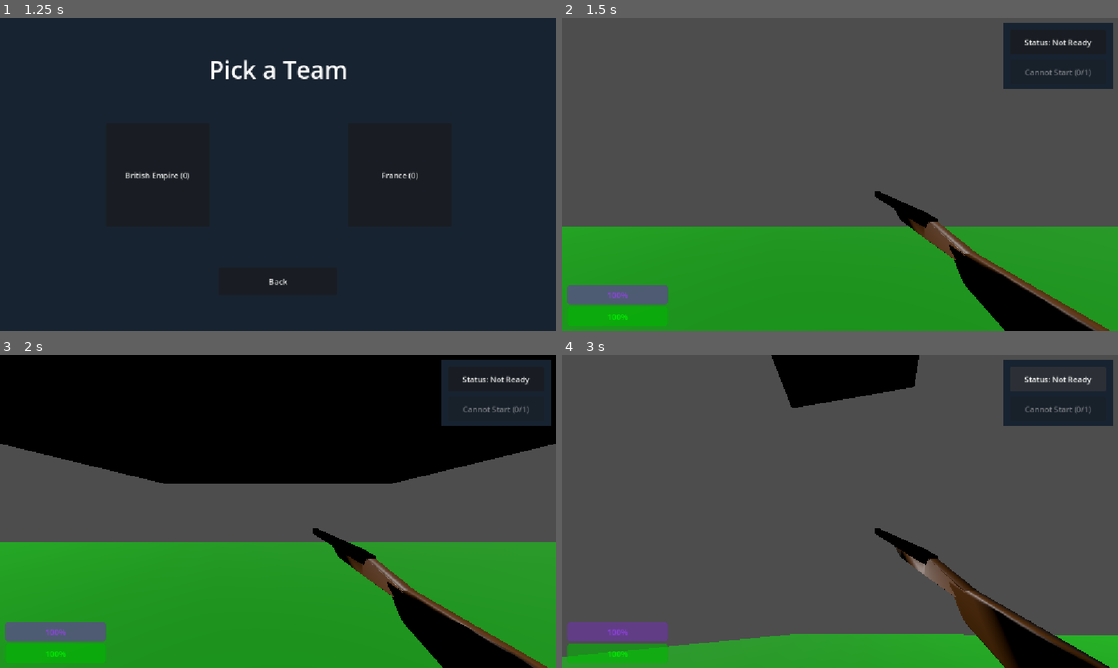
Above: before the commit, frames 1-4 (two rows, left to right).
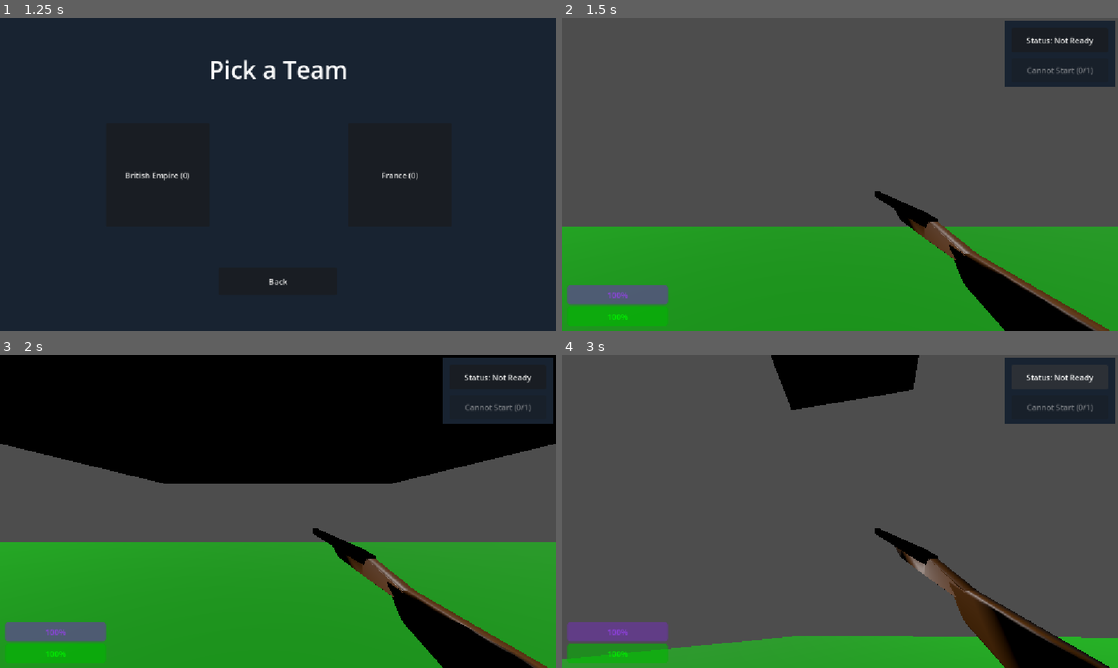
Above: after the commit, the same moments.

Repository: GunMan9/NapoleonGameRepo
Game: Godot game, scene res://Main/main_menu.tscn
The game is run twice, just before and just after one commit, with the same random seed, the same clock (stepped at 60 frames per second) and the same inputs.
Inputs:
- Up to frame 1 (1.25 s): click "Play" at 0.5 s
- Up to frame 2 (1.5 s): click "British Empire (0)" at 1.25 s
- Up to frame 3 (2 s): no input
- Up to frame 4 (3 s): click "Status: Not Ready" at 2 s; click "Status: Ready" at 2.75 s

Frame 1 is identical in both runs. In frame 2, 0.7% of the frame differs, in the area x 79-100%, y 0-23%; in frame 3, 0.7%; in frame 4, 1.5%, in the area x 0-100%, y 0-98%.

Commit message:
Round System: 90% Done
Round System now includes

- Winning
- Ticket system
- 2 factions (britain and france)
- And a few other bugs fixed

Diff:
--- a/napoleon-game/Bullet.gd
+++ b/napoleon-game/Bullet.gd
@@ -1,11 +1,19 @@
 extends CharacterBody3D
 
-var speed = 250.0
+var speed = 30.0
 var gravity = 9.8
 var drag = 0.1
 
+@onready var lifetime_timer := Timer.new()
+
 func _ready():
 	velocity = transform.basis * Vector3(0, 0, -speed)
+
+	lifetime_timer.wait_time = 10.0
+	lifetime_timer.one_shot = true
+	lifetime_timer.timeout.connect(queue_free)
+	add_child(lifetime_timer)
+	lifetime_timer.start()
 
 func _physics_process(delta):
 	velocity.y -= gravity * delta
@@ -18,8 +26,10 @@
 		var parent = collider.get_parent()
 
 		if parent and (parent.name == "Team1" or parent.name == "Team2"):
-			if collider.get_node("HealthComponent"):
-				collider.get_node("HealthComponent").take_damage(100)
+			var health = collider.get_node_or_null("HealthComponent")
+			if health:
+				health.take_damage(100)
 			else:
 				print("This is a dummy: cannot take away health.")
-			queue_free()
+
+		queue_free()
--- a/napoleon-game/Main/HealthSystem.gd
+++ b/napoleon-game/Main/HealthSystem.gd
@@ -2,19 +2,35 @@
 class_name HealthComponent
 
 signal health_changed(current_health)
-signal died
 
 @export var max_health: int = 100
 var current_health: int
+
+var dead := false
 
 func _ready():
 	current_health = max_health
 	health_changed.emit(current_health)
 
 func take_damage(amount: int):
-	print("Damage taken:", amount)
+	if dead:
+		return
+
 	current_health = max(0, current_health - amount)
 	health_changed.emit(current_health)
 
-	if current_health == 0:
-		died.emit()
+	if current_health <= 0:
+		dead = true
+		die()
+
+func die():
+	var parent = get_parent()
+	var team_name = ""
+	var team_node = parent.get_parent()
+
+	if team_node:
+		team_name = team_node.get_meta("Team")
+
+	print("EMITTED:", team_name)
+	SignalManager.died.emit(team_name)
+	print("you ded lol")
--- a/napoleon-game/Main/MoraleSystem.gd
+++ b/napoleon-game/Main/MoraleSystem.gd
@@ -15,7 +15,6 @@
 	current_morale = max_morale
 	morale_changed.emit(current_morale)
 
-	# Create timer but DO NOT start it yet
 	timer = Timer.new()
 	timer.wait_time = 1
 	timer.one_shot = false
@@ -23,14 +22,11 @@
 
 	timer.timeout.connect(_on_morale_tick)
 
-	# Wait for game start signal
 	SignalManager.game_started.connect(_on_game_started)
-
 
 func _on_game_started():
 	active = true
 	timer.start()
-
 
 func _on_morale_tick():
 	if not active:
@@ -40,7 +36,6 @@
 		gain_morale()
 	else:
 		lose_morale()
-
 
 func is_team_in_line(min_count: int) -> bool:
 	var team = get_parent().get_parent()
@@ -66,11 +61,9 @@
 
 	return true
 
-
 func gain_morale():
 	current_morale = min(max_morale, current_morale + 1)
 	morale_changed.emit(current_morale)
-
 
 func lose_morale():
 	if is_team_in_line(3):
--- a/napoleon-game/Main/RoundSystem.gd
+++ b/napoleon-game/Main/RoundSystem.gd
@@ -5,18 +5,91 @@
 
 var ready_players := {}
 
+var round_timer: Timer
+var round_time_left := 0
+
+var team1_tickets = 1000
+var team2_tickets = 1000
+
 @onready var startbutton = get_node("ReadyMenu/StartButton")
 @onready var readybutton = get_node("ReadyMenu/ReadyButton")
 
+@onready var round_info = get_node("RoundInfo")
+@onready var timer_label = get_node("RoundInfo/Timer")
+@onready var t1_tickets_label = get_node("RoundInfo/Team1_Tickets")
+@onready var t2_tickets_label = get_node("RoundInfo/Team2_Tickets")
+
+
 func _ready():
-	visible = false
+	add_to_group("round_manager")
 
-	var ts = get_node(team_selector)
-	ts.roundui.connect(_on_roundui)
+	get_node("ReadyMenu").visible = false
+	get_node("RoundInfo").visible = false
+	get_node("GB_Victory").visible = false
 
-	startbutton.text = "Start"
+	round_timer = Timer.new()
+	round_timer.one_shot = false
+	round_timer.wait_time = 1.0
+	round_timer.timeout.connect(_on_round_timer_tick)
+	add_child(round_timer)
+
+	_sync_tickets_ui()
+
+	if not SignalManager.died.is_connected(_on_player_died):
+		SignalManager.died.connect(_on_player_died)
+
+	call_deferred("_connect_team_selector")
+
+
+func _connect_team_selector():
+	var ts = get_node_or_null(team_selector)
+	if ts and ts.has_signal("roundui"):
+		ts.roundui.connect(_on_roundui)
+
+
+func _sync_tickets_ui():
+	t1_tickets_label.text = str(team1_tickets)
+	t2_tickets_label.text = str(team2_tickets)
+
+
+func _on_player_died(team_name: String):
+
+	print("RECEIVED:", team_name)
+
+	if team_name == "British Empire":
+		team1_tickets -= 1
+		print("Removing ticket from British Empire")
+
+	elif team_name == "France":
+		team2_tickets -= 1
+		print("Removing ticket from France")
+
+	_sync_tickets_ui()
+
+	if team1_tickets <= 0:
+		end_game("France")
+
+	elif team2_tickets <= 0:
+		end_game("British Empire")
+
+
+func _on_roundui():
+	get_node("ReadyMenu").visible = true
 	update_start_button()
 	update_status()
+
+
+func _on_ready_button_pressed() -> void:
+	var player_id = 1
+
+	if ready_players.has(player_id):
+		ready_players.erase(player_id)
+	else:
+		ready_players[player_id] = true
+
+	update_start_button()
+	update_status()
+
 
 func update_status():
 	var player_id = 1
@@ -26,16 +99,16 @@
 	else:
 		readybutton.text = "Status: Not Ready"
 
+
 func get_player_count() -> int:
 	var players_node = get_node(players)
 	var count := 0
 
 	for team in players_node.get_children():
-		if team.name == "Team1" or team.name == "Team2":
-			for player in team.get_children():
-				count += 1
+		count += team.get_child_count()
 
 	return count
+
 
 func update_start_button():
 	var ready_count = ready_players.size()
@@ -50,31 +123,68 @@
 
 	startbutton.disabled = ready_count < total_count
 
-func _on_roundui():
-	visible = true
-	update_start_button()
-	update_status()
-
-func _on_ready_button_pressed() -> void:
-	var player_id = 1
-
-	if ready_players.has(player_id):
-		ready_players.erase(player_id)
-		print("Player", player_id, "is now NOT ready")
-	else:
-		ready_players[player_id] = true
-		print("Player", player_id, "is now READY")
-
-	update_start_button()
-	update_status()
 
 func _on_start_button_pressed() -> void:
 	var total = get_player_count()
 	var ready = ready_players.size()
 
 	if total > 0 and ready >= total:
-		print("Game started!")
 		SignalManager.game_started.emit()
-		visible = false
-	else:
-		print("Cannot start yet:", ready, "/", total)
+		get_node("ReadyMenu").visible = false
+		get_node("RoundInfo").visible = true
+		_start_round_timer()
+
+
+func _start_round_timer():
+	round_time_left = 1 * 60
+	round_timer.start()
+	update_timer_ui()
+
+
+func _on_round_timer_tick():
+	round_time_left -= 1
+	update_timer_ui()
+
+	if round_time_left <= 0:
+		round_timer.stop()
+
+		if team1_tickets > team2_tickets:
+			end_game("British Empire")
+
+		elif team2_tickets > team1_tickets:
+			end_game("France")
+
+		else:
+			end_game(["British Empire", "France"].pick_random())
+
+
+func update_timer_ui():
+	var minutes = int(round_time_left / 60)
+	var seconds = round_time_left % 60
+	timer_label.text = "%02d:%02d" % [minutes, seconds]
+
+
+func end_game(winning_team: String):
+
+	if round_timer:
+		round_timer.stop()
+
+	if winning_team == "British Empire":
+		var GB_Win_Screen = get_node("GB_Victory")
+		var RoundInfo = get_node("RoundInfo")
+		var GB_Win_Song = get_node("GB_Victory/RuleBritannia")
+
+		GB_Win_Screen.visible = true
+		RoundInfo.visible = false
+		GB_Win_Song.play()
+
+	if winning_team == "France":
+		print("France won")
+
+	SignalManager.round_ended.emit()
+
+	get_node("RoundInfo").visible = false
+	get_node("ReadyMenu").visible = true
+
+func _on_round_end():
+	end_game("Draw")
--- a/napoleon-game/Main/main.tscn
+++ b/napoleon-game/Main/main.tscn
@@ -66,10 +66,6 @@
 mesh = SubResource("BoxMesh_yh5la")
 surface_material_override/0 = SubResource("StandardMaterial3D_qvhan")
 
-[node name="RoundUI" parent="." unique_id=1875661046 instance=ExtResource("2_qvhan")]
-team_selector = NodePath("../TeamSelector")
-players = NodePath("../Players")
-
 [node name="TempNode" type="Node" parent="." unique_id=1697006382]
 
 [node name="Dummy" type="StaticBody3D" parent="TempNode" unique_id=393418282]
@@ -107,3 +103,7 @@
 
 [node name="CollisionShape3D" type="CollisionShape3D" parent="TempNode/Dummy4" unique_id=1544619099]
 shape = SubResource("CapsuleShape3D_liyct")
+
+[node name="RoundUI" parent="." unique_id=1875661046 instance=ExtResource("2_qvhan")]
+team_selector = NodePath("../TeamSelector")
+players = NodePath("../Players")
--- a/napoleon-game/Main/round_ui.tscn
+++ b/napoleon-game/Main/round_ui.tscn
@@ -1,6 +1,54 @@
 [gd_scene format=3 uid="uid://cdt2088ej5qyf"]
 
 [ext_resource type="Script" uid="uid://y8ee31mo3jvt" path="res://Main/RoundSystem.gd" id="1_7a2fg"]
+[ext_resource type="Texture2D" uid="uid://cnmymuhrfwqca" path="res://Main/NW_Game_UK.jpg" id="2_lgwh4"]
+[ext_resource type="Texture2D" uid="uid://4714t4rb832a" path="res://Main/NW_Game_France.jpg" id="3_ter4x"]
+[ext_resource type="AudioStream" uid="uid://cs5yt11f2rluu" path="res://Rule Britannia   Instrumental (mp3cut.net).mp3" id="4_ter4x"]
+
+[sub_resource type="LabelSettings" id="LabelSettings_ter4x"]
+font_size = 40
+outline_size = 2
+outline_color = Color(0, 0, 0, 1)
+
+[sub_resource type="LabelSettings" id="LabelSettings_1eyii"]
+font_size = 8
+outline_size = 1
+outline_color = Color(0, 0, 0, 1)
+
+[sub_resource type="FontFile" id="FontFile_wrcde"]
+subpixel_positioning = 0
+msdf_pixel_range = 14
+msdf_size = 128
+cache/0/variation_coordinates = {}
+cache/0/face_index = 0
+cache/0/embolden = 0.0
+cache/0/transform = Transform2D(1, 0, 0, 1, 0, 0)
+cache/0/spacing_top = 0
+cache/0/spacing_bottom = 0
+cache/0/spacing_space = 0
+cache/0/spacing_glyph = 0
+cache/0/baseline_offset = 0.0
+cache/0/16/0/ascent = 0.0
+cache/0/16/0/descent = 0.0
+cache/0/16/0/underline_position = 0.0
+cache/0/16/0/underline_thickness = 0.0
+cache/0/16/0/scale = 1.0
+cache/0/40/0/ascent = 0.0
+cache/0/40/0/descent = 0.0
+cache/0/40/0/underline_position = 0.0
+cache/0/40/0/underline_thickness = 0.0
+cache/0/40/0/scale = 1.0
+cache/0/60/0/ascent = 0.0
+cache/0/60/0/descent = 0.0
+cache/0/60/0/underline_position = 0.0
+cache/0/60/0/underline_thickness = 0.0
+cache/0/60/0/scale = 1.0
+
+[sub_resource type="LabelSettings" id="LabelSettings_rclc4"]
+font = SubResource("FontFile_wrcde")
+font_size = 60
+outline_size = 3
+outline_color = Color(0, 0, 0, 1)
 
 [node name="RoundUI" type="Control" unique_id=1875661046]
 layout_mode = 3
@@ -9,6 +57,7 @@
 anchor_bottom = 1.0
 grow_horizontal = 2
 grow_vertical = 2
+mouse_filter = 2
 script = ExtResource("1_7a2fg")
 
 [node name="ReadyMenu" type="ColorRect" parent="." unique_id=1408536393]
@@ -16,10 +65,10 @@
 anchors_preset = 1
 anchor_left = 1.0
 anchor_right = 1.0
-offset_left = -238.0
-offset_top = 11.0
-offset_right = -11.0
-offset_bottom = 147.0
+offset_left = -234.0
+offset_top = 7.0
+offset_right = -7.0
+offset_bottom = 143.0
 grow_horizontal = 0
 color = Color(0.09411765, 0.13725491, 0.19215687, 1)
 
@@ -51,5 +100,134 @@
 grow_vertical = 0
 text = "Start (nil/nil)"
 
+[node name="RoundInfo" type="Panel" parent="." unique_id=347394657]
+layout_mode = 1
+anchors_preset = 5
+anchor_left = 0.5
+anchor_right = 0.5
+offset_left = -116.0
+offset_top = 10.0
+offset_right = 117.0
+offset_bottom = 81.0
+grow_horizontal = 2
+
+[node name="GB_Flag" type="TextureRect" parent="RoundInfo" unique_id=319557705]
+layout_mode = 1
+offset_left = 8.0
+offset_top = 8.0
+offset_right = 57.0
+offset_bottom = 57.0
+texture = ExtResource("2_lgwh4")
+expand_mode = 3
+
+[node name="Timer" type="Label" parent="RoundInfo" unique_id=1533876156]
+layout_mode = 1
+anchors_preset = 8
+anchor_left = 0.5
+anchor_top = 0.5
+anchor_right = 0.5
+anchor_bottom = 0.5
+offset_left = -20.0
+offset_top = -11.5
+offset_right = 20.0
+offset_bottom = 11.5
+grow_horizontal = 2
+grow_vertical = 2
+text = "30:00"
+label_settings = SubResource("LabelSettings_ter4x")
+horizontal_alignment = 1
+vertical_alignment = 1
+
+[node name="Team1_Tickets" type="Label" parent="RoundInfo" unique_id=1192491459]
+layout_mode = 1
+anchors_preset = 2
+anchor_top = 1.0
+anchor_bottom = 1.0
+offset_left = 13.0
+offset_top = -13.0
+offset_right = 53.0
+offset_bottom = -1.0
+grow_vertical = 0
+text = "nil"
+label_settings = SubResource("LabelSettings_1eyii")
+horizontal_alignment = 1
+vertical_alignment = 1
+
+[node name="FR_Flag" type="TextureRect" parent="RoundInfo" unique_id=1060596871]
+layout_mode = 1
+anchors_preset = 1
+anchor_left = 1.0
+anchor_right = 1.0
+offset_left = -57.0
+offset_top = 8.0
+offset_right = -8.0
+offset_bottom = 57.0
+grow_horizontal = 0
+texture = ExtResource("3_ter4x")
+expand_mode = 3
+
+[node name="Team2_Tickets" type="Label" parent="RoundInfo" unique_id=1722479915]
+layout_mode = 1
+anchors_preset = 3
+anchor_left = 1.0
+anchor_top = 1.0
+anchor_right = 1.0
+anchor_bottom = 1.0
+offset_left = -52.0
+offset_top = -13.0
+offset_right = -12.0
+offset_bottom = -1.0
+grow_horizontal = 0
+grow_vertical = 0
+text = "nil"
+label_settings = SubResource("LabelSettings_1eyii")
+horizontal_alignment = 1
+vertical_alignment = 1
+
+[node name="GB_Victory" type="Panel" parent="." unique_id=52401069]
+layout_mode = 1
+anchors_preset = 15
+anchor_right = 1.0
+anchor_bottom = 1.0
+grow_horizontal = 2
+grow_vertical = 2
+mouse_filter = 2
+
+[node name="TextureRect" type="TextureRect" parent="GB_Victory" unique_id=161432943]
+layout_mode = 1
+anchors_preset = 8
+anchor_left = 0.5
+anchor_top = 0.5
+anchor_right = 0.5
+anchor_bottom = 0.5
+offset_left = -245.0
+offset_top = -215.0
+offset_right = 735.0
+offset_bottom = 765.0
+grow_horizontal = 2
+grow_vertical = 2
+scale = Vector2(0.5, 0.5)
+texture = ExtResource("2_lgwh4")
+
+[node name="Title" type="Label" parent="GB_Victory" unique_id=678351007]
+layout_mode = 1
+anchors_preset = -1
+anchor_left = 0.5
+anchor_top = 0.081
+anchor_right = 0.5
+anchor_bottom = 0.081
+offset_left = -228.0
+offset_top = -40.488
+offset_right = 229.0
+offset_bottom = 40.512
+grow_horizontal = 2
+text = "BRITISH VICTORY"
+label_settings = SubResource("LabelSettings_rclc4")
+horizontal_alignment = 1
+vertical_alignment = 1
+
+[node name="RuleBritannia" type="AudioStreamPlayer" parent="GB_Victory" unique_id=1274168234]
+stream = ExtResource("4_ter4x")
+
 [connection signal="pressed" from="ReadyMenu/ReadyButton" to="." method="_on_ready_button_pressed"]
 [connection signal="pressed" from="ReadyMenu/StartButton" to="." method="_on_start_button_pressed"]
--- a/napoleon-game/Network/signal_manager.gd
+++ b/napoleon-game/Network/signal_manager.gd
@@ -1,3 +1,5 @@
 extends Node
 
 signal game_started
+signal round_ended
+signal died(team_name)
--- a/napoleon-game/TeamHandler.gd
+++ b/napoleon-game/TeamHandler.gd
@@ -38,6 +38,9 @@
 
 	var t1 = team1_node.get_meta("Team")
 	var t2 = team2_node.get_meta("Team")
+
+	print(team1_node.get_meta("Team"))
+	print(team2_node.get_meta("Team"))
 
 	var t1_count = team1_node.get_child_count()
 	var t2_count = team2_node.get_child_count()
Binary file added: napoleon-game/Main/NW_Game_France.jpg
Not shown, added: napoleon-game/Main/NW_Game_France.jpg.import
Binary file added: napoleon-game/Main/NW_Game_UK.jpg
Not shown, added: napoleon-game/Main/NW_Game_UK.jpg.import
Binary file added: napoleon-game/Main/Untitled.glb
Not shown, added: napoleon-game/Main/Untitled.glb.import
Not shown, added: napoleon-game/Rule Britannia Instrumental (mp3cut.net).mp3.import
Not shown, added: napoleon-game/Rule Britannia Instrumental (mp3cut.net).mp3
